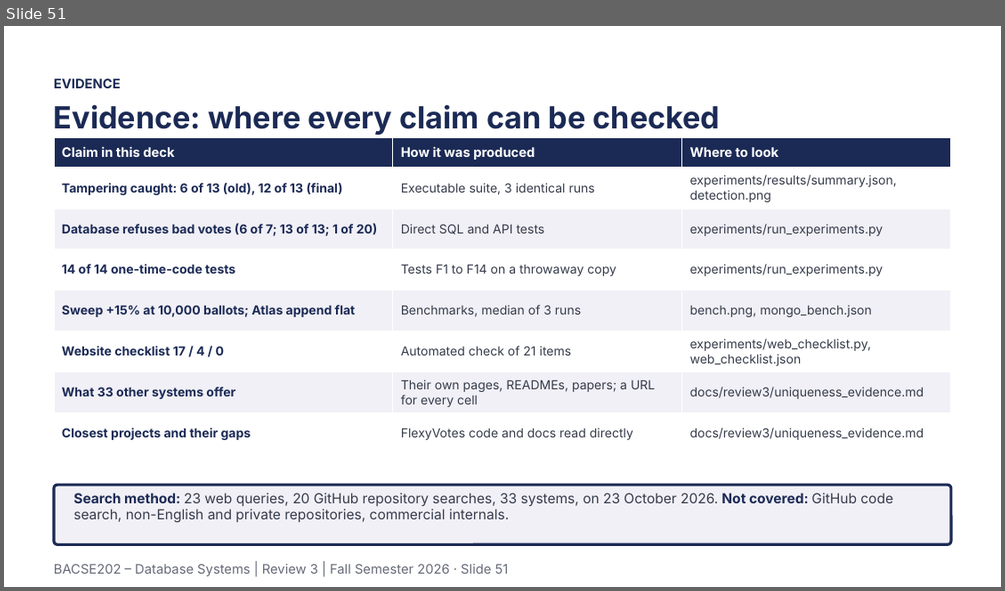
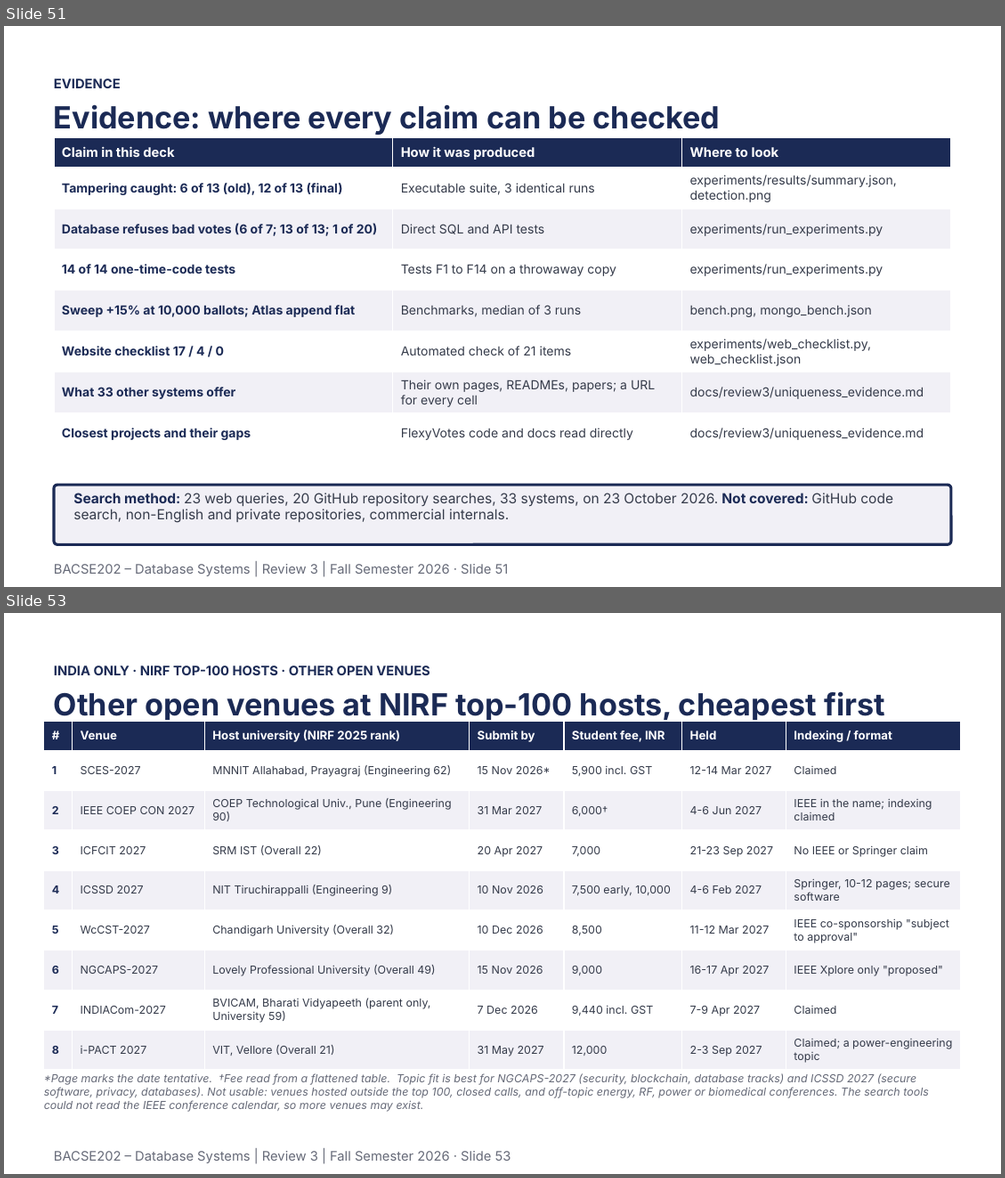
Before and after one commit to Tharakeshtj/polyvote-election-platform, a slide deck: docs/PolyVote_Review3_Final.pptx. Shown one above the other, each under a label of ours: slide 51 before the commit, slides 51 and 53 after it; the slides between them are not shown. The pictures are 1005x591 and 1005x1178 pixels, drawn with LibreOffice and Linux fonts; fonts in the diff are those of the drawing; background and template pictures are left out. Boxes give left, top, right and bottom in pixels: in the first picture for what was removed or moved away, otherwise in the second. Text is boxed around its words. In the diff, an @@ line names an element or a change of style, - is before the commit and + after.

```diff
--- a/docs/PolyVote_Review3_Final.pptx
+++ b/docs/PolyVote_Review3_Final.pptx
@@ slide 53 added at <box>4,613,1001,1174</box>, background #FFFFFF @@
@@ text added at <box>54,666,430,675</box>, 9.5 pt, text #1B2A55, bold @@
+INDIA ONLY · NIRF TOP-100 HOSTS · OTHER OPEN VENUES
@@ text added at <box>54,691,885,722</box>, 22 pt, text #1B2A55, bold @@
+Other open venues at NIRF top-100 hosts, cheapest first
@@ table added at <box>44,721,961,1070</box>, 9 rows, 7 columns @@
+# | Venue | Host university (NIRF 2025 rank) | Submit by | Student fee, INR | Held | Indexing / format
+1 | SCES-2027 | MNNIT Allahabad, Prayagraj (Engineering 62) | 15 Nov 2026* | 5,900 incl. GST | 12-14 Mar 2027 | Claimed
+2 | IEEE COEP CON 2027 | COEP Technological Univ., Pune (Engineering 90) | 31 Mar 2027 | 6,000† | 4-6 Jun 2027 | IEEE in the name; indexing claimed
+3 | ICFCIT 2027 | SRM IST (Overall 22) | 20 Apr 2027 | 7,000 | 21-23 Sep 2027 | No IEEE or Springer claim
+4 | ICSSD 2027 | NIT Tiruchirappalli (Engineering 9) | 10 Nov 2026 | 7,500 early, 10,000 | 4-6 Feb 2027 | Springer, 10-12 pages; secure software
+5 | WcCST-2027 | Chandigarh University (Overall 32) | 10 Dec 2026 | 8,500 | 11-12 Mar 2027 | IEEE co-sponsorship "subject to approval"
+6 | NGCAPS-2027 | Lovely Professional University (Overall 49) | 15 Nov 2026 | 9,000 | 16-17 Apr 2027 | IEEE Xplore only "proposed"
+7 | INDIACom-2027 | BVICAM, Bharati Vidyapeeth (parent only, University 59) | 7 Dec 2026 | 9,440 incl. GST | 7-9 Apr 2027 | Claimed
+8 | i-PACT 2027 | VIT, Vellore (Overall 21) | 31 May 2027 | 12,000 | 2-3 Sep 2027 | Claimed; a power-engineering topic
@@ text added at <box>44,1073,929,1111</box>, 8 pt, text #666A78, italic @@
+*Page marks the date tentative. †Fee read from a flattened table. Topic fit is best for NGCAPS-2027 (security, blockchain, database tracks) and ICSSD 2027 (secure software, privacy, databases). Not usable: venues hosted outside the top 100, closed calls, and off-topic energy, RF, power or biomedical conferences. The search tools could not read the IEEE conference calendar, so more venues may exist.
@@ text added at <box>54,1151,511,1163</box>, 9.5 pt, text #666A78 @@
+BACSE202 – Database Systems | Review 3 | Fall Semester 2026 · Slide 53
```
Also in this commit, not shown: 5 slides changed, 9 other files.
